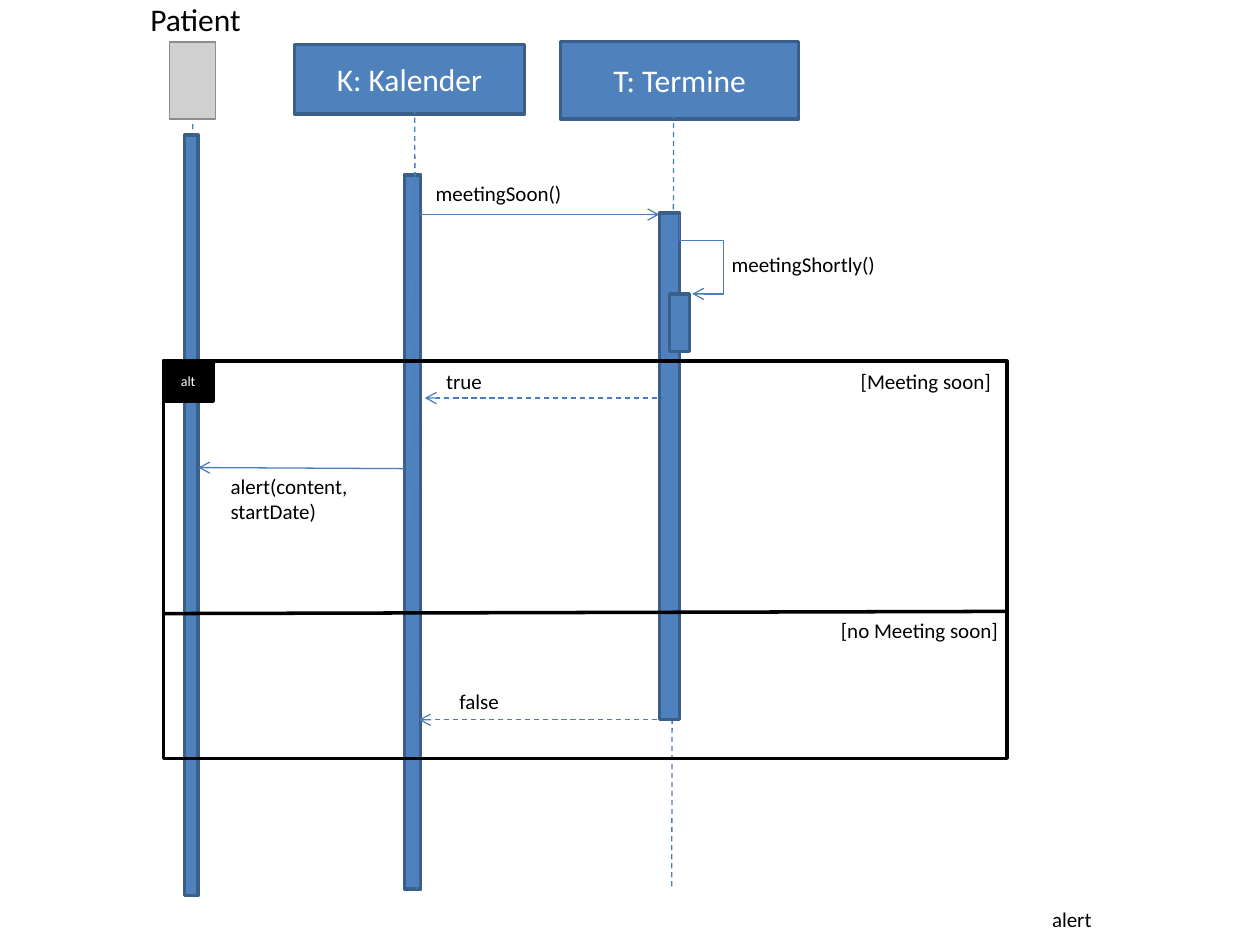
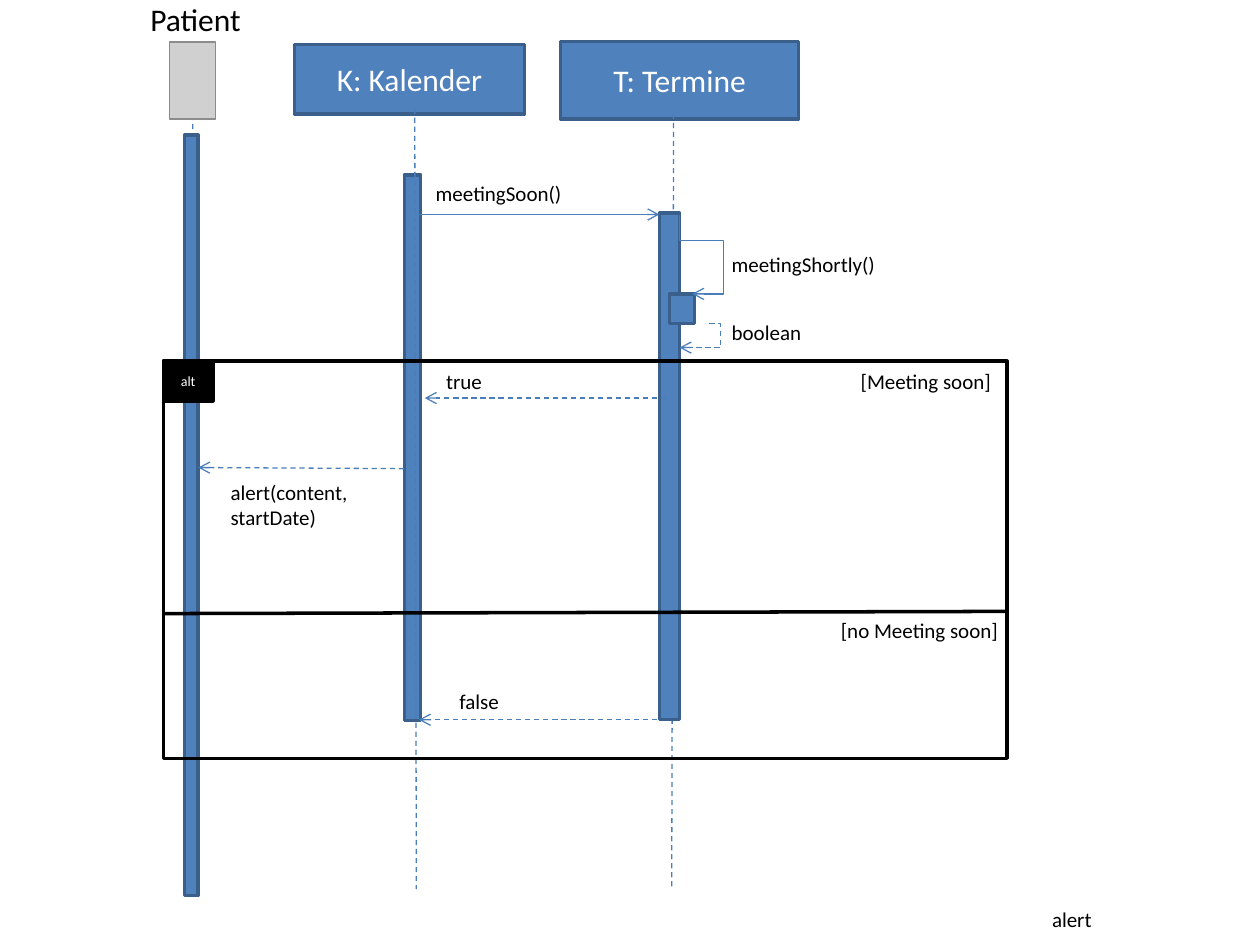
Before and after one commit to zyssm4/ch.bfh.btx8081.w2015.red, a slide deck: slide 2 of doc/Task07/sequenzdiagramm.pptx. Drawn at 1260x945 pixels with LibreOffice and Linux fonts; fonts in the diff are those of the drawing; grey boxes stand for pictures. Boxes give left, top, right and bottom in pixels: in the first picture for what was removed or moved away, otherwise in the second. Text is boxed around its words. In the diff, an @@ line names an element or a change of style, - is before the commit and + after.

```diff
--- a/doc/Task07/sequenzdiagramm.pptx
+++ b/doc/Task07/sequenzdiagramm.pptx
@@ rectangle: place and size @@
-rectangle at [404,175,421,890]
+rectangle at [404,175,421,721]
@@ rectangle: place and size @@
-rectangle at [669,294,689,352]
+rectangle at [669,294,694,324]
@@ elbow arrow added from (709, 324) to (679, 348), #4B7EBC 0.75 pt dashed @@
@@ text added at [732,325,801,340], 12 pt, text #000000 @@
+boolean
@@ arrow (404, 469) - (198, 467): stroke #4B7EBC 0.75 pt to #4B7EBC 0.75 pt dashed @@
@@ text "alert(content, startDate)": place and size @@
-text "alert(content, startDate)" at [231,479,348,522]
+text "alert(content, startDate)" at [231,485,348,528]
```
Also in this commit, not shown: 1 other slide changed, 2 other files.
